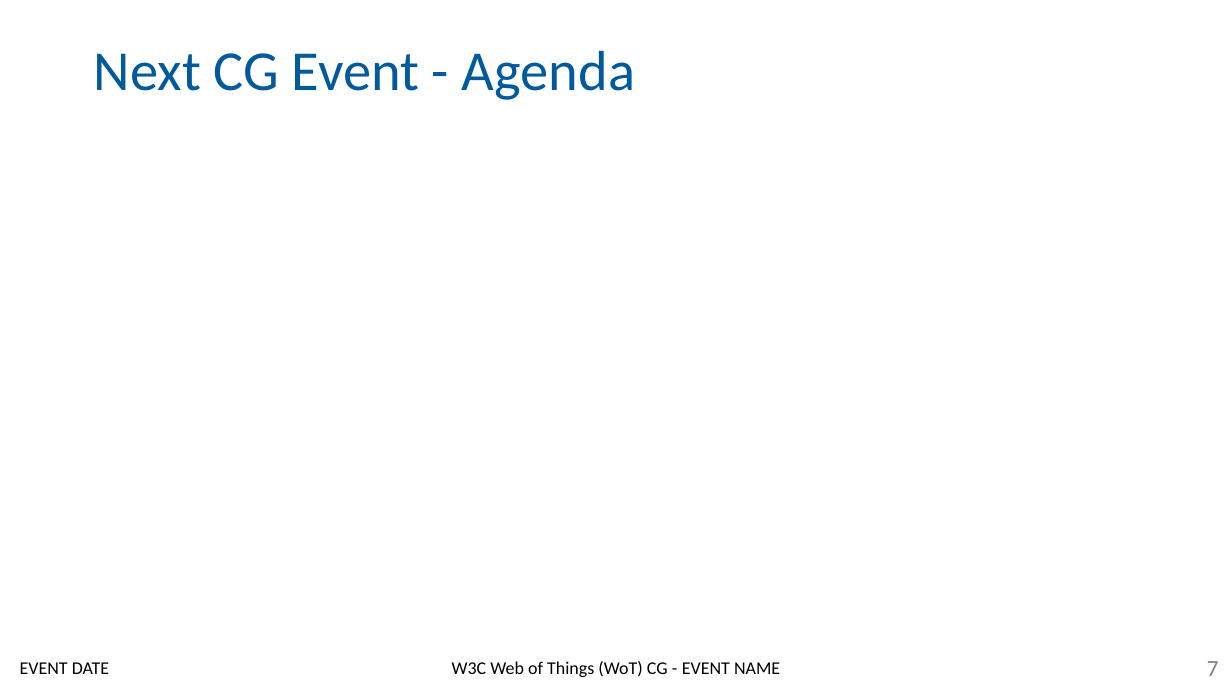
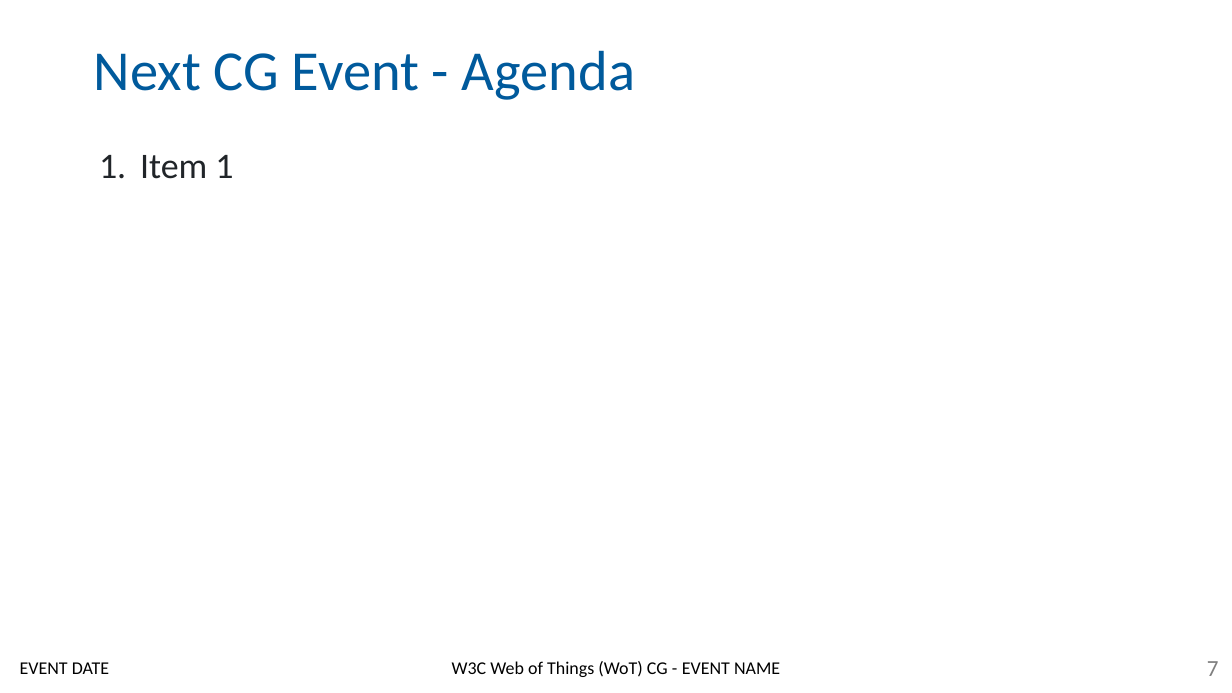
Before and after one commit to w3c/wot-cg, a slide deck: slide 7 of Presentations/Templates/WoT-CG-Template.pptx. Drawn at 1232x693 pixels with LibreOffice and Linux fonts; fonts in the diff are those of the drawing; background and template pictures are left out. Boxes give left, top, right and bottom in pixels: in the first picture for what was removed or moved away, otherwise in the second. Text is boxed around its words. In the diff, an @@ line names an element or a change of style, - is before the commit and + after.

```diff
--- a/Presentations/Templates/WoT-CG-Template.pptx
+++ b/Presentations/Templates/WoT-CG-Template.pptx
@@ text added at [140,155,233,179], 28 pt, text #212529 @@
+1. Item 1
```
Also in this commit, not shown: 5 other slides changed, 1 slide added, 1 other file.
